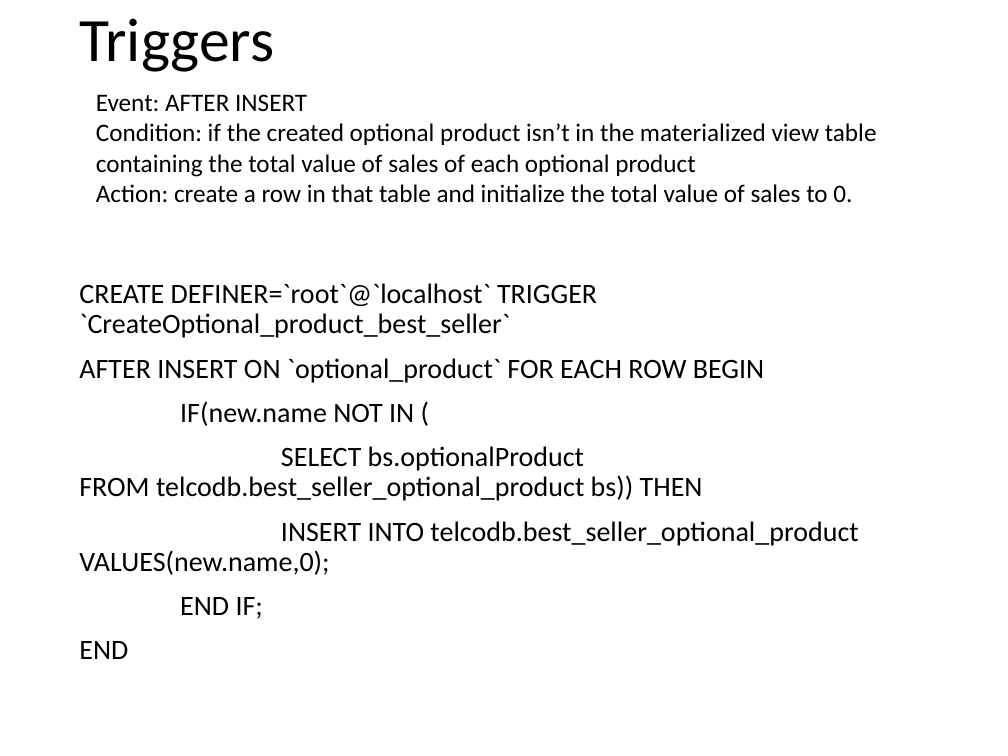
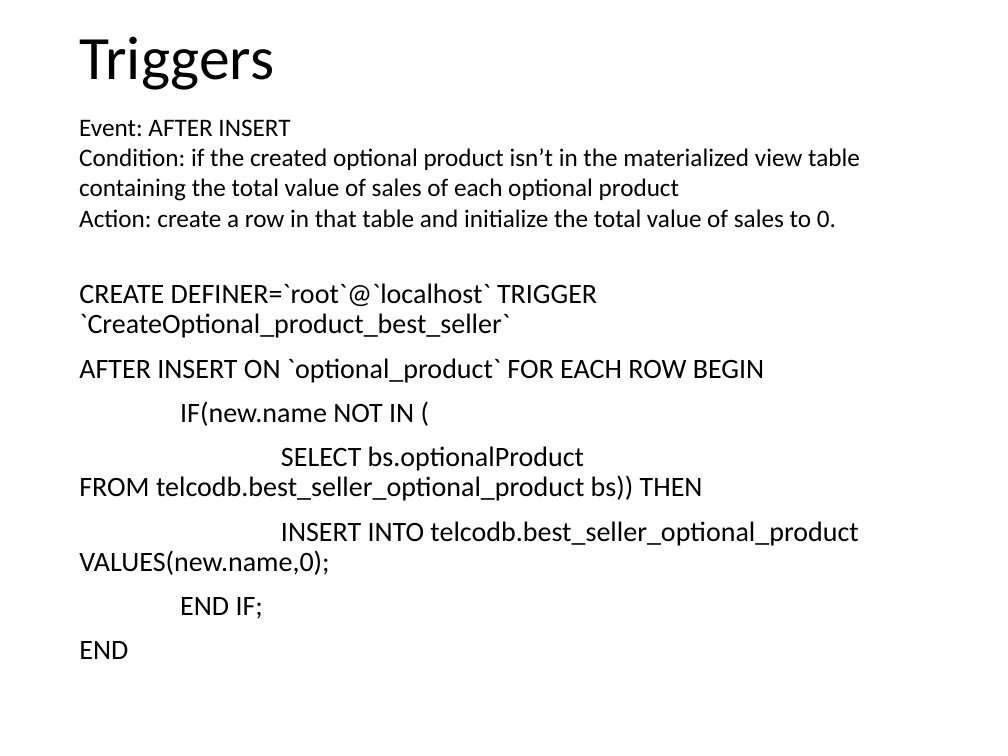
Before and after one commit to andrearestelli/db2-project, a slide deck: slide 31 of docs/documentation.pptx. Drawn at 1008x756 pixels with LibreOffice and Linux fonts; fonts in the diff are those of the drawing. Boxes give left, top, right and bottom in pixels: in the first picture for what was removed or moved away, otherwise in the second. Text is boxed around its words. In the diff, an @@ line names an element or a change of style, - is before the commit and + after.

```diff
--- a/docs/documentation.pptx
+++ b/docs/documentation.pptx
@@ title "Triggers": place and size @@
-title "Triggers" at (79, 18, 274, 72)
+title "Triggers" at (79, 36, 274, 90)
@@ text "Event: AFTER INSERT": place and size @@
-text "Event: AFTER INSERT" at (96, 94, 877, 203)
+text "Event: AFTER INSERT" at (79, 119, 860, 228)
```
Also in this commit, not shown: 5 other slides changed, 1 slide added, 1 slide removed, 5 other files.
